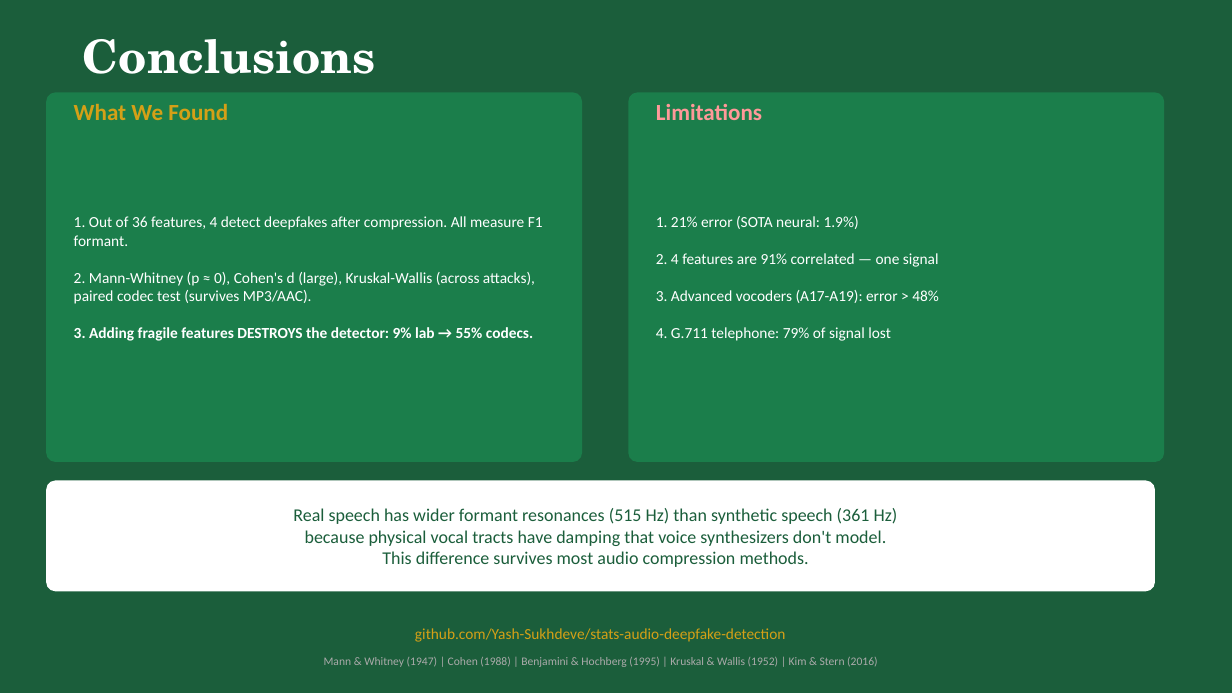
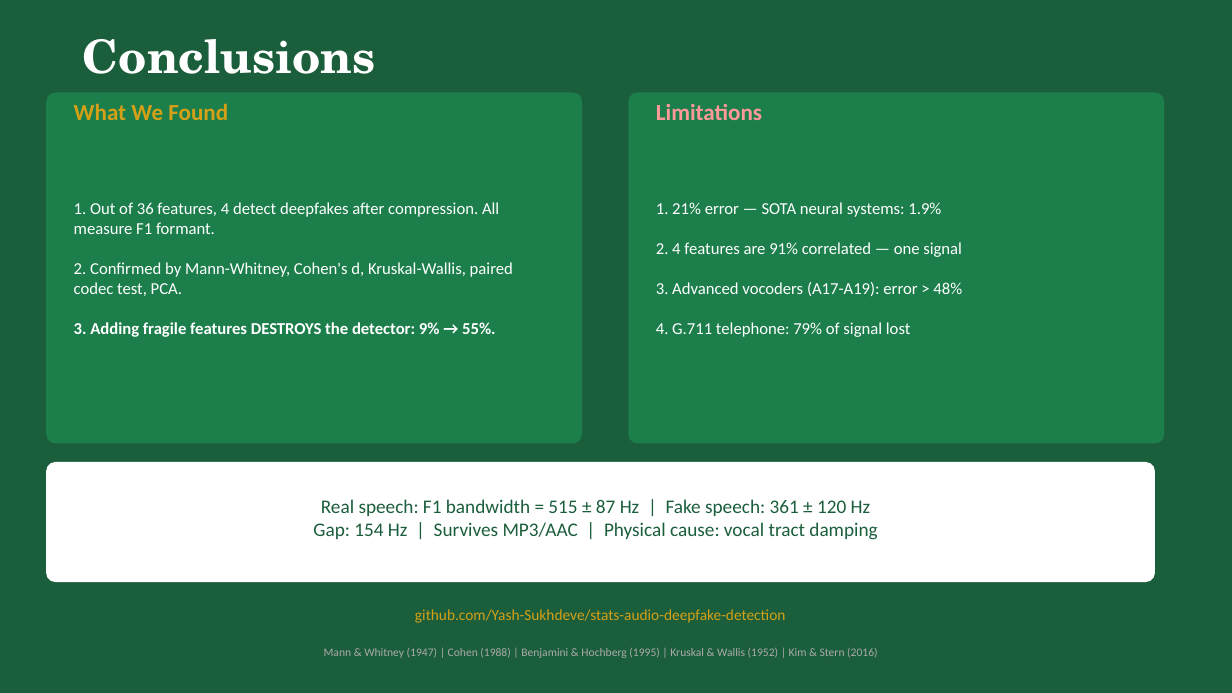
Before and after one commit to Yash-Sukhdeve/stats-audio-deepfake-detection, a slide deck: slide 12 of presentation/MCCNNY_2026_FINAL.pptx (slide 9 before the commit). Drawn at 1232x693 pixels with LibreOffice and Linux fonts; fonts in the diff are those of the drawing. Boxes give left, top, right and bottom in pixels: in the first picture for what was removed or moved away, otherwise in the second. Text is boxed around its words. In the diff, an @@ line names an element or a change of style, - is before the commit and + after.

```diff
--- a/presentation/MCCNNY_2026_FINAL.pptx
+++ b/presentation/MCCNNY_2026_FINAL.pptx
@@ rounded rectangle: place and size @@
-rounded rectangle at (46, 92, 582, 462)
+rounded rectangle at (46, 92, 582, 444)
@@ rounded rectangle: place and size @@
-rounded rectangle at (628, 92, 1165, 462)
+rounded rectangle at (628, 92, 1165, 444)
@@ text at (74, 202, 499, 234): size 12 to 13 pt in "1. Out of 36 features, 4 detect ..." @@
@@ text at (656, 202, 941, 217): text changed; size 12 to 13 pt @@
-1. 21% error (SOTA neural: 1.9%)
+1. 21% error — SOTA neural systems: 1.9%
@@ text at (74, 262, 513, 337): text changed; size 12 to 13 pt @@
-2. Mann-Whitney (p ≈ 0), Cohen's d (large), Kruskal-Wallis (across attacks), paired codec test (survives MP3/AAC).
-3. Adding fragile features DESTROYS the detector: 9% lab → 55% codecs.
+2. Confirmed by Mann-Whitney, Cohen's d, Kruskal-Wallis, paired codec test, PCA.
+3. Adding fragile features DESTROYS the detector: 9% → 55%.
@@ text at (656, 242, 962, 337): size 12 to 13 pt in "2. 4 features are 91% correlated — ...", "3. Advanced vocoders (A17-A19): error > 48%", "4. G.711 telephone: 79% of signal lost" @@
@@ proportions changed in 3 elements at (46, 92, 582, 444), (628, 92, 1165, 444), (46, 462, 1155, 582) @@
@@ rounded rectangle: place and size @@
-rounded rectangle at (46, 481, 1155, 592)
+rounded rectangle at (46, 462, 1155, 582)
@@ text at (313, 499, 877, 540): text changed; size 14 to 15 pt @@
-Real speech has wider formant resonances (515 Hz) than synthetic speech (361 Hz)
-because physical vocal tracts have damping that voice synthesizers don't model.
-This difference survives most audio compression methods.
+Real speech: F1 bandwidth = 515 ± 87 Hz | Fake speech: 361 ± 120 Hz
+Gap: 154 Hz | Survives MP3/AAC | Physical cause: vocal tract damping
@@ text "github.com/Yash-Sukhdeve/stats-audio-deepfake-detection": place and size @@
-text "github.com/Yash-Sukhdeve/stats-audio-deepfake-detection" at (415, 628, 786, 642)
+text "github.com/Yash-Sukhdeve/stats-audio-deepfake-detection" at (415, 609, 786, 623)
@@ text "Mann & Whitney (1947) | ...": place and size @@
-text "Mann & Whitney (1947) | ..." at (324, 657, 877, 667)
+text "Mann & Whitney (1947) | ..." at (324, 648, 877, 658)
```
Also in this commit, not shown: 6 other slides changed, 4 slides added, 1 slide removed.
